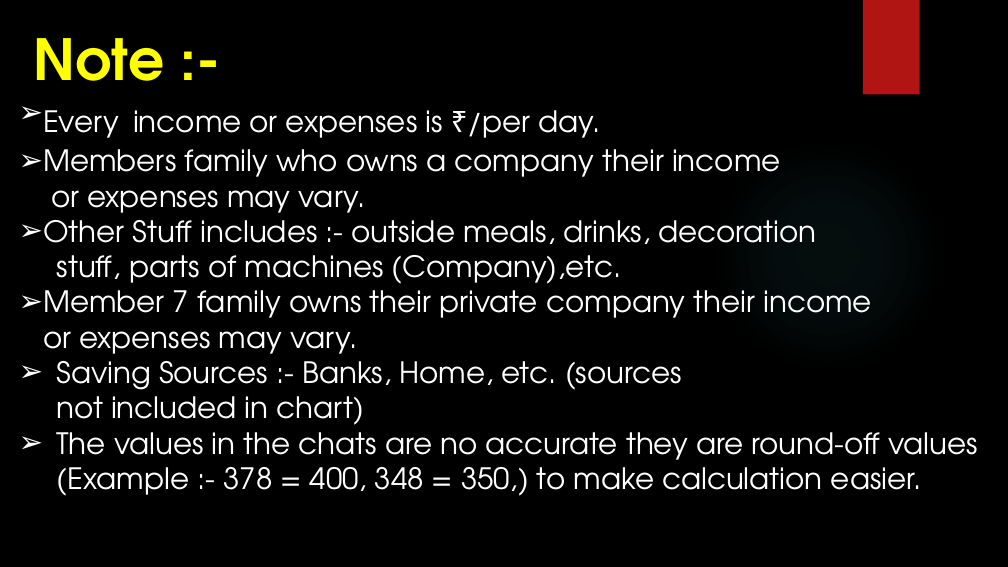
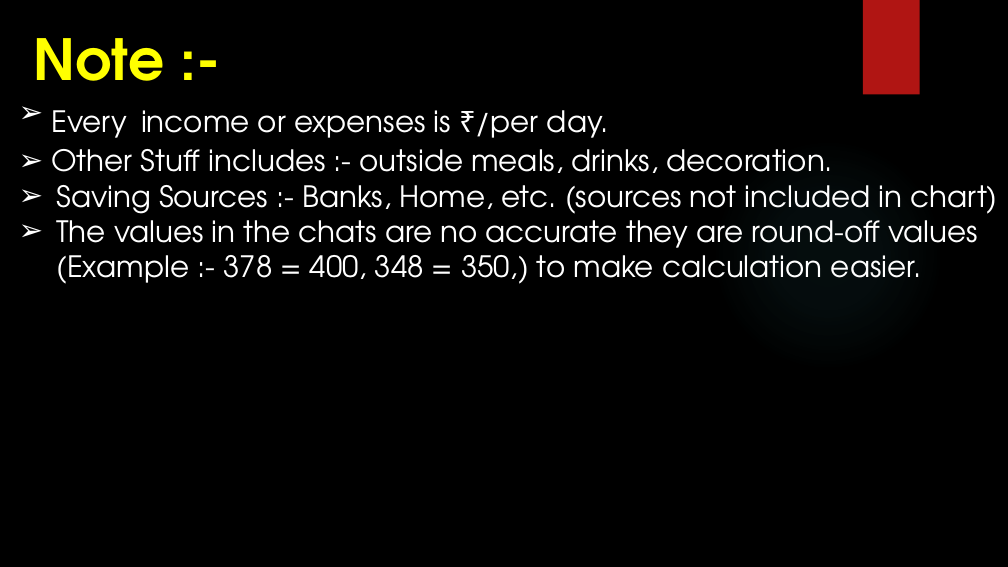
Before and after one commit to adg63/9A, a slide deck: slide 4 of PBl/Algebra PPT.pptx (slide 6 before the commit). Drawn at 1008x567 pixels with LibreOffice and Linux fonts; fonts in the diff are those of the drawing; background and template pictures are left out. Boxes give left, top, right and bottom in pixels: in the first picture for what was removed or moved away, otherwise in the second. Text is boxed around its words. In the diff, an @@ line names an element or a change of style, - is before the commit and + after.

```diff
--- a/PBl/Algebra PPT.pptx
+++ b/PBl/Algebra PPT.pptx
@@ text at bbox=[51, 149, 997, 214]: text changed @@
-➢ Members family who owns a company their income
-or expenses may vary.
-➢ Other Stuff includes :- outside meals, drinks, decoration
-  stuff, parts of machines (Company),etc.
-➢ Member 7 family owns their private company their income
-or expenses may vary.
-➢ Saving Sources :- Banks, Home, etc. (sources
-not included in chart)
+➢ Other Stuff includes :- outside meals, drinks, decoration.
+➢ Saving Sources :- Banks, Home, etc. (sources not included in chart)
```
Also in this commit, not shown: 9 other slides changed, 7 slides added, 1 slide removed.
